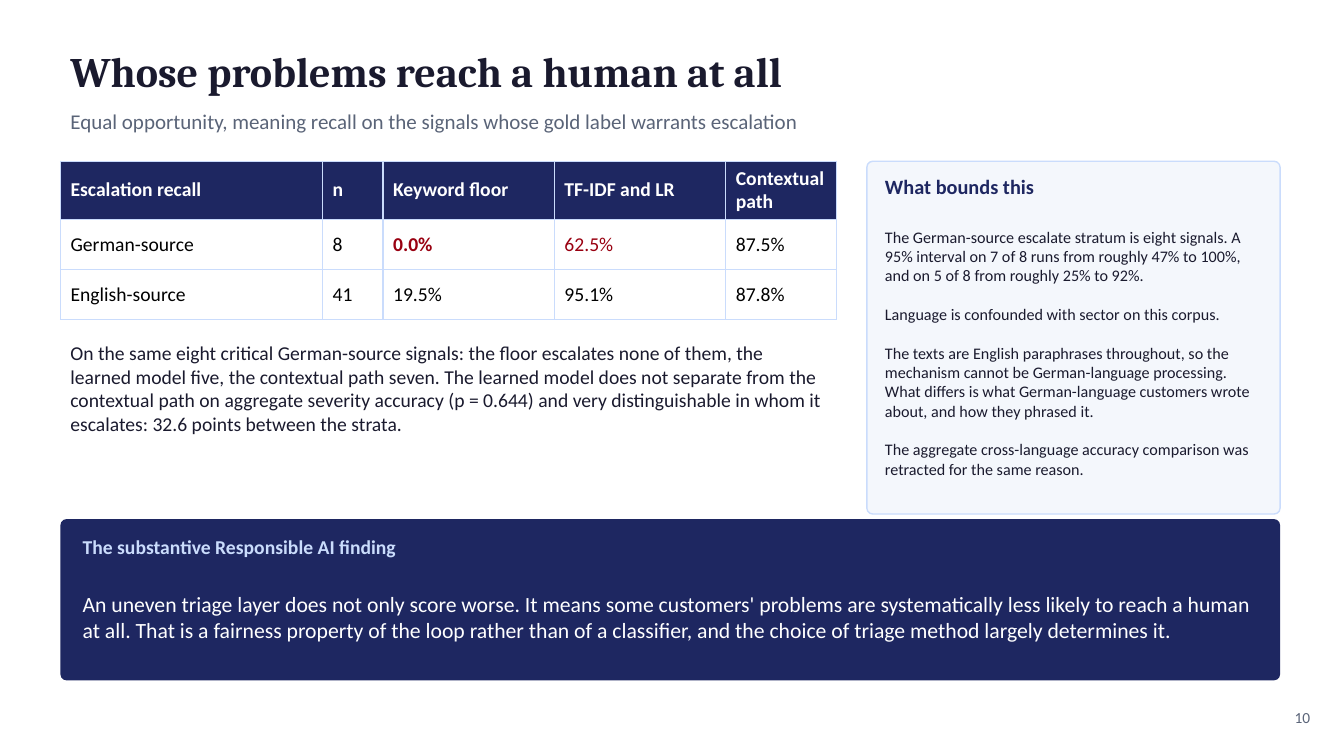
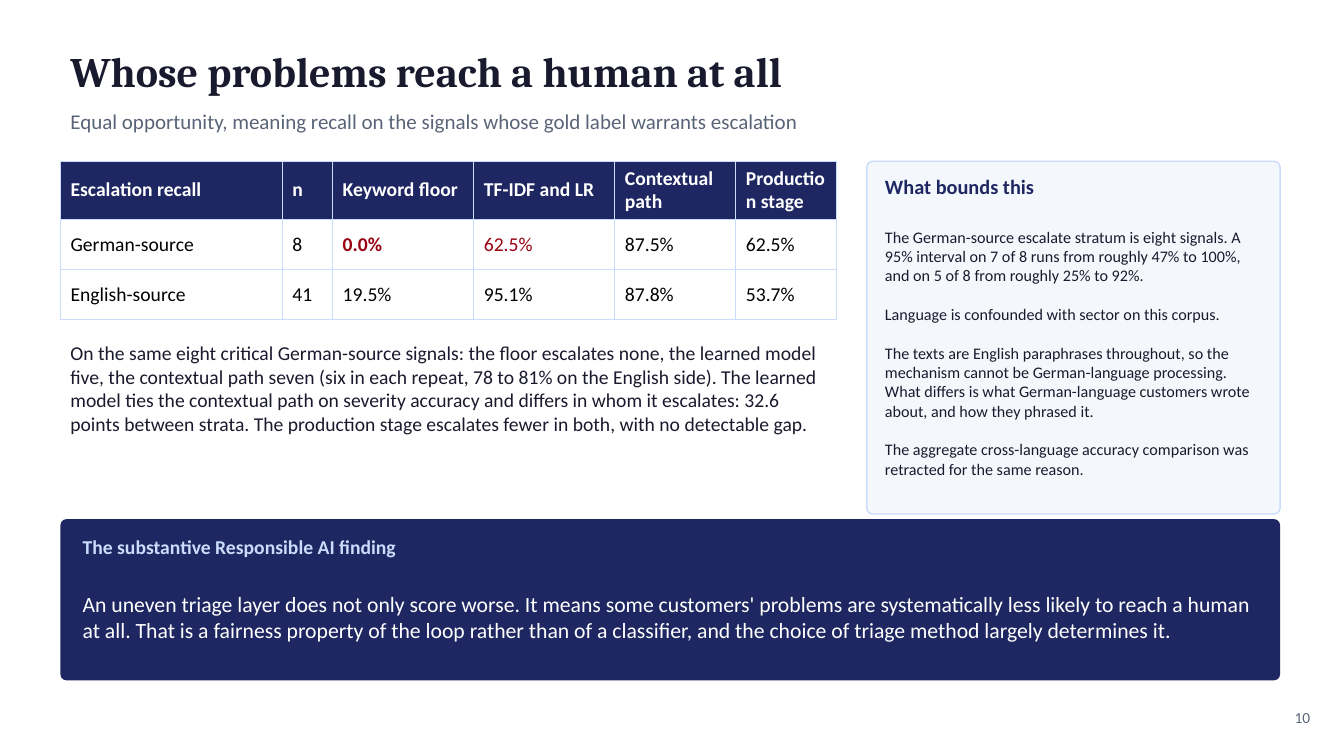
Before and after one commit to fogu13/CLARA, a slide deck: slide 10 of thesis/defense/defense_deck.pptx. Drawn at 1344x756 pixels with LibreOffice and Linux fonts; fonts in the diff are those of the drawing. Boxes give left, top, right and bottom in pixels: in the first picture for what was removed or moved away, otherwise in the second. Text is boxed around its words. In the diff, an @@ line names an element or a change of style, - is before the commit and + after.

```diff
--- a/thesis/defense/defense_deck.pptx
+++ b/thesis/defense/defense_deck.pptx
@@ table at [60,161,837,438] @@
+column 6: Production stage | 62.5% | 53.7%
@@ text at [70,346,816,435]: text changed @@
-On the same eight critical German-source signals: the floor escalates none of them, the learned model five, the contextual path seven. The learned model does not separate from the contextual path on aggregate severity accuracy (p = 0.644) and very distinguishable in whom it escalates: 32.6 points between the strata.
+On the same eight critical German-source signals: the floor escalates none, the learned model five, the contextual path seven (six in each repeat, 78 to 81% on the English side). The learned model ties the contextual path on severity accuracy and differs in whom it escalates: 32.6 points between strata. The production stage escalates fewer in both, with no detectable gap.
```
Also in this commit, not shown: 3 other slides changed, 8 other files.
